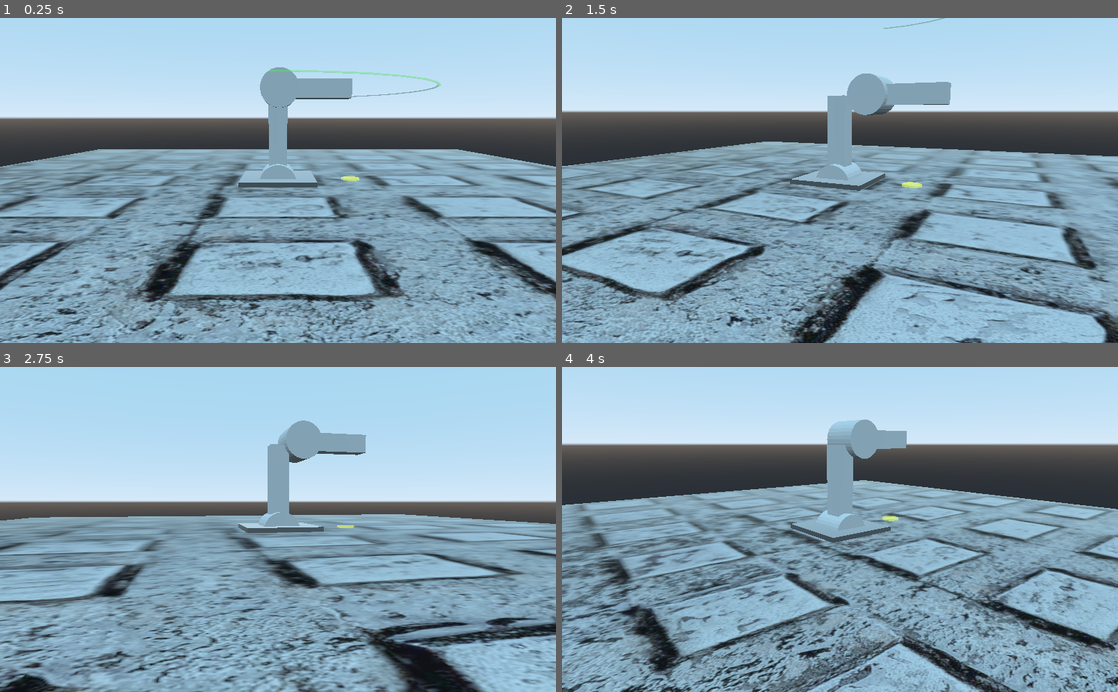
Above: before the commit, frames 1-4 (two rows, left to right).
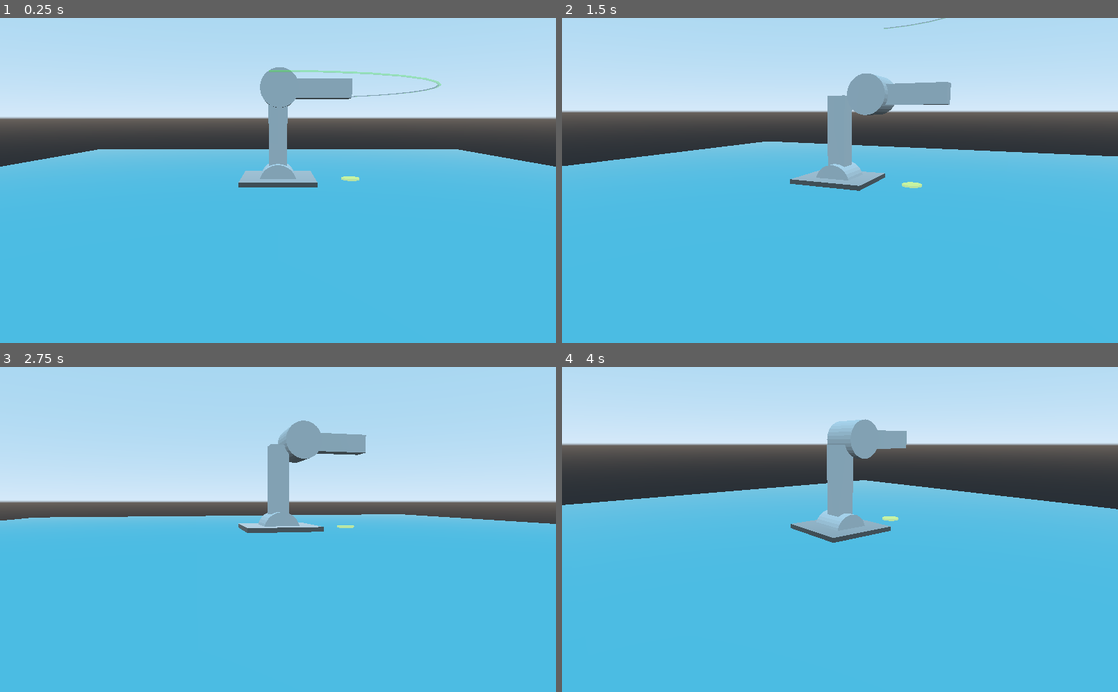
Above: after the commit, the same moments.

Repository: bborncr/RobotArmTest
Game: Godot game, scene res://RobotArm.tscn
The game is run twice, just before and just after one commit, with the same random seed, the same clock (stepped at 60 frames per second) and the same inputs.
Inputs (mouse positions are in pixels of both pictures, inside the frame that each line leads up to):
- Up to frame 1 (0.25 s): no input
- Up to frame 2 (1.5 s): tap Enter at 0.5 s; move the mouse to (867, 180) at 0.52 s; hold Up (ui_up) from 0.53 s (still down); click (867, 180) at 0.67 s; move the mouse to (812, 180) at 1.27 s
- Up to frame 3 (2.75 s): keep holding Up (ui_up); move the mouse to (289, 523) at 2.02 s
- Up to frame 4 (4 s): keep holding Up (ui_up); move the mouse to (834, 536) at 2.77 s; click (834, 536) at 2.92 s; move the mouse to (878, 532) at 3.52 s

The runs differ from the first frame. In frame 1, 58% of the frame differs, in the area x 0-100%, y 40-100%; in frame 2, 58%; in frame 3, 53%; in frame 4, 60%, in the area x 0-100%, y 34-100%.

Commit message:
update floor texture

Diff:
--- a/RobotArm.gd
+++ b/RobotArm.gd
@@ -51,5 +51,4 @@
 		marker_pos.x = 0
 		marker_pos.y = vertical_pos
 		marker_pos.z = 0
-		print(marker_pos)
 		marker2.set_translation(marker_pos)
--- a/RobotArm.tscn
+++ b/RobotArm.tscn
@@ -19,9 +19,12 @@
 output_port_for_preview = 0
 input_name = "uv"
 
+[sub_resource type="VisualShaderNodeColorConstant" id=12]
+constant = Color( 0.186462, 0.780811, 0.917969, 1 )
+
 [sub_resource type="VisualShader" id=5]
 code = "shader_type spatial;
-uniform sampler2D tex_frg_2;
+
 
 
 void vertex() {
@@ -30,19 +33,14 @@
 }
 
 void fragment() {
-// Input:3
-	vec3 n_out3p0;
-	n_out3p0 = vec3(UV,0.0);
-
-// Texture:2
-	vec3 n_out2p0;
-	float n_out2p1;
-	vec4 tex_frg_2_read = texture( tex_frg_2 , n_out3p0.xy );
-	n_out2p0 = tex_frg_2_read.rgb;
-	n_out2p1 = tex_frg_2_read.a;
+// Color:4
+	vec3 n_out4p0;
+	float n_out4p1;
+	n_out4p0 = vec3(0.186462,0.780811,0.917969);
+	n_out4p1 = 1.000000;
 
 // Output:0
-	ALBEDO = n_out2p0;
+	ALBEDO = n_out4p0;
 
 }
 
@@ -57,7 +55,9 @@
 nodes/fragment/2/position = Vector2( 180, 140 )
 nodes/fragment/3/node = SubResource( 4 )
 nodes/fragment/3/position = Vector2( -180, 140 )
-nodes/fragment/connections = PoolIntArray( 2, 0, 0, 0, 3, 0, 2, 0 )
+nodes/fragment/4/node = SubResource( 12 )
+nodes/fragment/4/position = Vector2( 400, 100 )
+nodes/fragment/connections = PoolIntArray( 3, 0, 2, 0, 4, 0, 0, 0 )
 
 [sub_resource type="ShaderMaterial" id=6]
 shader = SubResource( 5 )
@@ -130,7 +130,7 @@
 collide_with_areas = true
 collide_with_bodies = false
 
-[node name="Camera" parent="." index="2"]
+[node name="Camera" parent="." index="1"]
 transform = Transform( -4.37114e-008, -0.173648, 0.984807, 0, 0.984807, 0.173648, -1, 7.5904e-009, -4.30473e-008, 10.8253, 6.43721, -1.54347 )
 script = ExtResource( 3 )
 pivot = NodePath("../Armature")
@@ -141,11 +141,10 @@
 left_action = "camera_left"
 right_action = "camera_right"
 
-[node name="Lamp" parent="." index="3"]
+[node name="Lamp" parent="." index="2"]
 transform = Transform( -0.290865, -0.771101, 0.566393, -0.0551891, 0.604525, 0.794672, -0.955171, 0.199883, -0.218391, 4.07625, 10.7796, -1.00545 )
 
-[node name="Floor" type="Area" parent="." index="4"]
-editor/display_folded = true
+[node name="Floor" type="Area" parent="." index="3"]
 transform = Transform( 100, 0, 0, 0, 0.1, 0, 0, 0, 100, 0, 0, 0 )
 gravity_point = true
 
@@ -157,7 +156,7 @@
 mesh = SubResource( 2 )
 material/0 = SubResource( 6 )
 
-[node name="MarkerVertical" type="StaticBody" parent="." index="5"]
+[node name="MarkerVertical" type="StaticBody" parent="." index="4"]
 transform = Transform( 1, 0, 0, 0, 1, 0, 0, 0, 1, 0, 0.27587, -5.17577 )
 
 [node name="CollisionShape" type="CollisionShape" parent="MarkerVertical" index="0"]
@@ -168,8 +167,7 @@
 mesh = SubResource( 7 )
 material/0 = SubResource( 8 )
 
-[node name="Base" type="Area" parent="." index="6"]
-editor/display_folded = true
+[node name="Base" type="Area" parent="." index="5"]
 
 [node name="001-Base" type="MeshInstance" parent="Base" index="0"]
 mesh = SubResource( 9 )
@@ -178,7 +176,7 @@
 [node name="CollisionShape" type="CollisionShape" parent="Base" index="1"]
 shape = SubResource( 10 )
 
-[node name="HorizontalCollider" parent="." index="8" instance=ExtResource( 6 )]
+[node name="HorizontalCollider" parent="." index="7" instance=ExtResource( 6 )]
 transform = Transform( 1, 0, 0, 0, 1, 0, 0, 0, 1, 0, 0, -8.05962 )
 
-[node name="VerticalGuide" parent="." index="9" instance=ExtResource( 7 )]
+[node name="VerticalGuide" parent="." index="8" instance=ExtResource( 7 )]
Not shown: 1 places in RobotArm.tscn that only renumber resources
